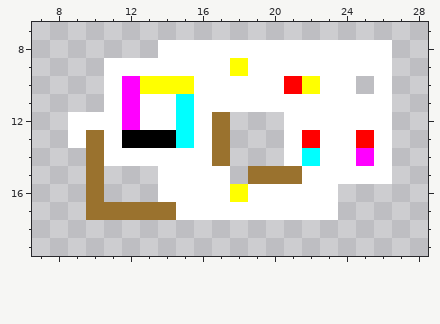
One commit to this pixel-art file: assets/maps/dev/map.ase. This is how it looked before the edit.
32x32 pixels, 1 frame. Shown: x 7..28, y 7..19.
After:
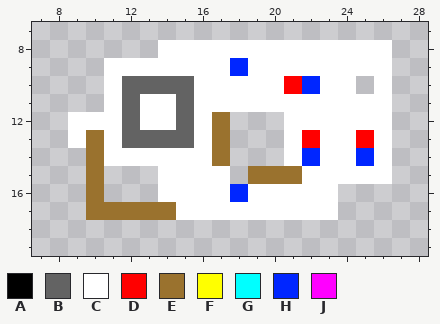
Palette (. is transparent): A #000000  B #636363  C #ffffff  D #ff0000  E #9a722e  F #ffff00  G #00ffff  H #0026ff  J #ff00ff
Difference:
layer "stuff" now hidden
layer "stuff orientation" now hidden
y 9: x 18 F -> H
y 10: x 12..15 JFFF -> BBBB; x 22 F -> H
y 11..12: x 12 J -> B; x 15 G -> B
y 13: x 12..15 AAAG -> BBBB
y 14: x 22 G -> H; x 25 J -> H
y 16: x 18 F -> H
Boxes around the changes in both pictures, in picture pixels (x1, y1, x2, y2):
changed: (122, 58, 248, 202)
changed: (302, 76, 374, 166)
